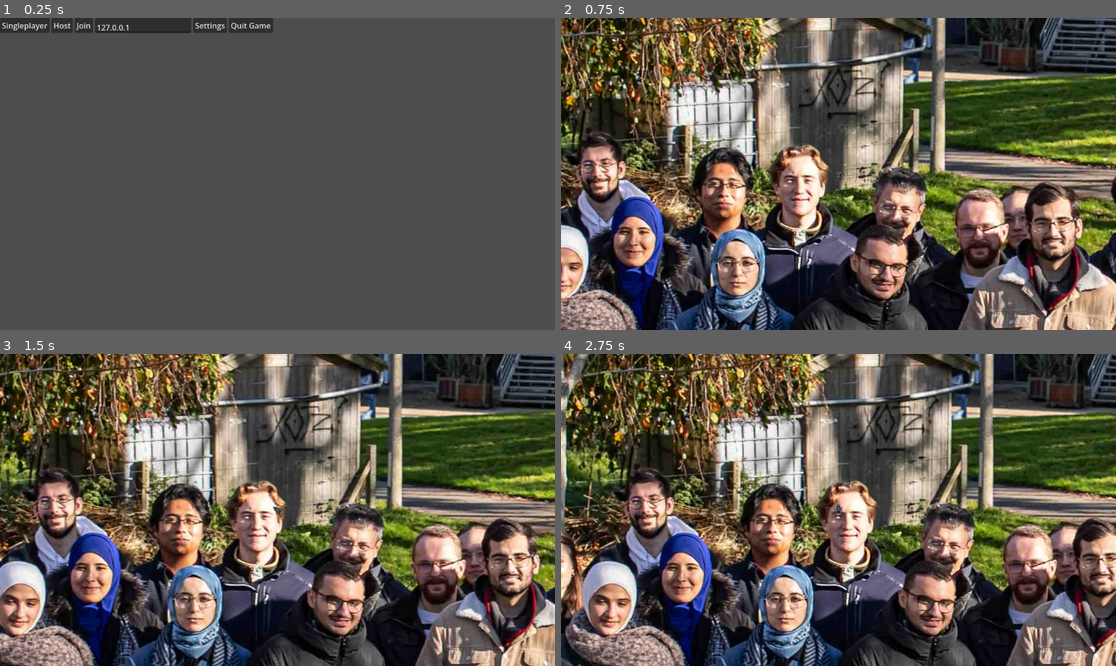
Above: before the commit, frames 1-4 (two rows, left to right).
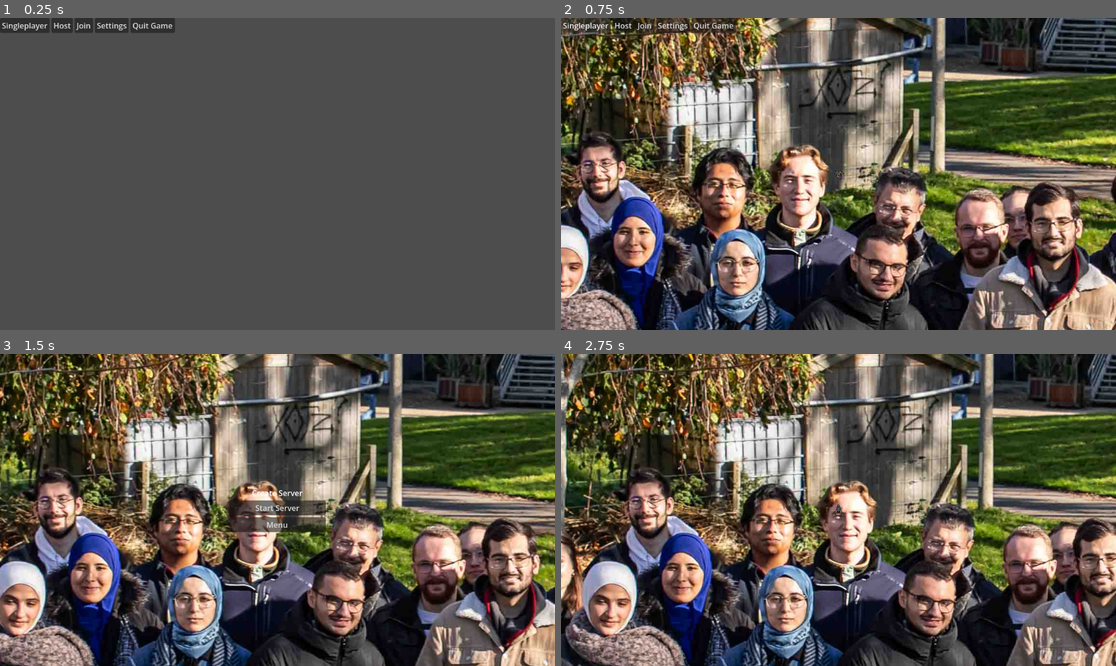
Above: after the commit, the same moments.

Repository: LiamRICE/functional-multiplayer-test-01
Game: Godot game, scene res://multiplayer.tscn
Same seed, same stepped clock (60 frames per second), same inputs: the game is played once before the commit and once after it.
Inputs (mouse positions are in pixels of both pictures, inside the frame that each line leads up to):
- Up to frame 1 (0.25 s): no input
- Up to frame 2 (0.75 s): click "Singleplayer" at 0.5 s
- Up to frame 3 (1.5 s): click (61, 360) at 1.25 s, where only the run after the commit has a clickable "Host"
- Up to frame 4 (2.75 s): click (838, 506) at 2 s, where only the run after the commit has a clickable "Start Server"

The runs differ from the first frame. In frame 1, 0.9% of the frame differs, in the area x 17-50%, y 0-5%; in frame 2, 1.1%; in frame 3, 1.4%, in the area x 41-59%, y 43-58%; in frame 4, nothing differs.

Commit message:
Refactored project to separate create and join server functions to different pages

Diff:
--- a/multiplayer.gd
+++ b/multiplayer.gd
@@ -38,8 +38,7 @@
 func _on_disconnection():
 	print("Disconnected!")
 	change_level(null)
-	%MainUI.visible = true
-	%GameMenuUI.visible = false
+	%UI.return_to_main_menu()
 	paused = true
 	is_multiplayer = false
 	multiplayer.multiplayer_peer.close()
@@ -88,7 +87,6 @@
 
 func start_game():
 	# Hide the UI and unpause to start the game.
-	%MainUI.hide()
 	get_tree().paused = false
 	paused = false
 	# Only change level on the server.
@@ -124,3 +122,8 @@
 	%GameMenuUI.visible = false
 	paused = false
 	get_tree().paused = paused
+
+
+func _on_quit_game_button_pressed() -> void:
+	#get_tree().quit()
+	print("Quit button pressed")
--- a/multiplayer.tscn
+++ b/multiplayer.tscn
@@ -18,14 +18,10 @@
 grow_vertical = 2
 script = ExtResource("2_wktud")
 
-[node name="MainUI" type="Control" parent="UI" unique_id=526398685]
+[node name="MainUI" type="CanvasLayer" parent="UI" unique_id=1223499144]
 unique_name_in_owner = true
-anchors_preset = 0
-offset_right = 40.0
-offset_bottom = 40.0
 
 [node name="Net" type="VBoxContainer" parent="UI/MainUI" unique_id=829517810]
-layout_mode = 1
 offset_right = 290.0
 offset_bottom = 40.0
 
@@ -47,12 +43,6 @@
 layout_mode = 2
 text = "Join"
 
-[node name="Remote" type="TextEdit" parent="UI/MainUI/Net/Options" unique_id=1355333870]
-unique_name_in_owner = true
-custom_minimum_size = Vector2(200, 0)
-layout_mode = 2
-text = "127.0.0.1"
-
 [node name="SettingsButton" type="Button" parent="UI/MainUI/Net/Options" unique_id=876699517]
 layout_mode = 2
 text = "Settings"
@@ -61,29 +51,21 @@
 layout_mode = 2
 text = "Quit Game"
 
-[node name="SettingsUI" type="Control" parent="UI" unique_id=694839226]
+[node name="SettingsUI" type="CanvasLayer" parent="UI" unique_id=950344025]
 unique_name_in_owner = true
 visible = false
-anchors_preset = 0
-offset_right = 40.0
-offset_bottom = 40.0
 
 [node name="ConfirmButton" type="Button" parent="UI/SettingsUI" unique_id=1833170498]
-layout_mode = 0
 offset_top = 35.0
 offset_right = 110.0
 offset_bottom = 66.0
 text = "Save Settings"
 
-[node name="GameMenuUI" type="Control" parent="UI" unique_id=1886660483]
+[node name="GameMenuUI" type="CanvasLayer" parent="UI" unique_id=122224958]
 unique_name_in_owner = true
 visible = false
-anchors_preset = 0
-offset_right = 40.0
-offset_bottom = 40.0
 
 [node name="HBoxContainer" type="HBoxContainer" parent="UI/GameMenuUI" unique_id=1335649723]
-layout_mode = 0
 offset_right = 40.0
 offset_bottom = 40.0
 
@@ -95,6 +77,70 @@
 layout_mode = 2
 text = "Quit Game"
 
+[node name="CreateServerUI" type="CanvasLayer" parent="UI" unique_id=1924160518]
+unique_name_in_owner = true
+visible = false
+
+[node name="VBoxContainer" type="VBoxContainer" parent="UI/CreateServerUI" unique_id=1799355143]
+custom_minimum_size = Vector2(200, 0)
+anchors_preset = 13
+anchor_left = 0.5
+anchor_right = 0.5
+anchor_bottom = 1.0
+grow_horizontal = 2
+grow_vertical = 2
+alignment = 1
+
+[node name="RichTextLabel" type="RichTextLabel" parent="UI/CreateServerUI/VBoxContainer" unique_id=765197238]
+layout_mode = 2
+text = "Create Server"
+fit_content = true
+horizontal_alignment = 1
+vertical_alignment = 1
+
+[node name="StartServerButton" type="Button" parent="UI/CreateServerUI/VBoxContainer" unique_id=171622141]
+layout_mode = 2
+text = "Start Server"
+
+[node name="BackButton" type="Button" parent="UI/CreateServerUI/VBoxContainer" unique_id=2062585955]
+layout_mode = 2
+text = "Menu"
+
+[node name="JoinServerUI" type="CanvasLayer" parent="UI" unique_id=2128459461]
+unique_name_in_owner = true
+visible = false
+
+[node name="VBoxContainer" type="VBoxContainer" parent="UI/JoinServerUI" unique_id=1397065546]
+custom_minimum_size = Vector2(400, 0)
+anchors_preset = 13
+anchor_left = 0.5
+anchor_right = 0.5
+anchor_bottom = 1.0
+grow_horizontal = 2
+grow_vertical = 2
+alignment = 1
+
+[node name="RichTextLabel" type="RichTextLabel" parent="UI/JoinServerUI/VBoxContainer" unique_id=1419236763]
+layout_mode = 2
+text = "Join Server"
+fit_content = true
+horizontal_alignment = 1
+vertical_alignment = 1
+
+[node name="Remote" type="TextEdit" parent="UI/JoinServerUI/VBoxContainer" unique_id=1355333870]
+unique_name_in_owner = true
+custom_minimum_size = Vector2(200, 40)
+layout_mode = 2
+text = "127.0.0.1"
+
+[node name="JoinServerButton" type="Button" parent="UI/JoinServerUI/VBoxContainer" unique_id=1787957938]
+layout_mode = 2
+text = "Join Server"
+
+[node name="BackButton" type="Button" parent="UI/JoinServerUI/VBoxContainer" unique_id=2095810509]
+layout_mode = 2
+text = "Menu"
+
 [node name="Level" type="Node" parent="." unique_id=525876734]
 process_mode = 1
 
@@ -104,10 +150,16 @@
 spawn_limit = 1
 
 [connection signal="pressed" from="UI/MainUI/Net/Options/Singleplayer" to="." method="_on_singleplayer_pressed"]
-[connection signal="pressed" from="UI/MainUI/Net/Options/Host" to="." method="_on_host_pressed"]
-[connection signal="pressed" from="UI/MainUI/Net/Options/Connect" to="." method="_on_connect_pressed"]
+[connection signal="pressed" from="UI/MainUI/Net/Options/Host" to="UI" method="_on_host_pressed"]
+[connection signal="pressed" from="UI/MainUI/Net/Options/Connect" to="UI" method="_on_connect_pressed"]
 [connection signal="pressed" from="UI/MainUI/Net/Options/SettingsButton" to="UI" method="_on_settings_button_pressed"]
-[connection signal="pressed" from="UI/MainUI/Net/Options/QuitGameButton" to="UI" method="_on_settings_button_pressed"]
+[connection signal="pressed" from="UI/MainUI/Net/Options/QuitGameButton" to="." method="_on_quit_game_button_pressed"]
 [connection signal="pressed" from="UI/SettingsUI/ConfirmButton" to="UI" method="_on_confirm_button_pressed"]
 [connection signal="pressed" from="UI/GameMenuUI/HBoxContainer/ResumeLevelButton" to="." method="_on_resume_level_button_pressed"]
 [connection signal="pressed" from="UI/GameMenuUI/HBoxContainer/QuitLevelButton" to="." method="_on_quit_level_button_pressed"]
+[connection signal="pressed" from="UI/CreateServerUI/VBoxContainer/StartServerButton" to="." method="_on_host_pressed"]
+[connection signal="pressed" from="UI/CreateServerUI/VBoxContainer/StartServerButton" to="UI" method="_on_start_server_button_pressed"]
+[connection signal="pressed" from="UI/CreateServerUI/VBoxContainer/BackButton" to="UI" method="_on_back_button_pressed"]
+[connection signal="pressed" from="UI/JoinServerUI/VBoxContainer/JoinServerButton" to="." method="_on_connect_pressed"]
+[connection signal="pressed" from="UI/JoinServerUI/VBoxContainer/JoinServerButton" to="UI" method="_on_join_server_button_pressed"]
+[connection signal="pressed" from="UI/JoinServerUI/VBoxContainer/BackButton" to="UI" method="_on_back_button_pressed"]
--- a/ui_manager.gd
+++ b/ui_manager.gd
@@ -1,14 +1,18 @@
 extends Control
 
-var MainUI:Control
-var SettingsUI:Control
-var GameMenuUI:Control
+var MainUI:CanvasLayer
+var SettingsUI:CanvasLayer
+var GameMenuUI:CanvasLayer
+var CreateServerUI:CanvasLayer
+var JoinServerUI:CanvasLayer
 
 # Called when the node enters the scene tree for the first time.
 func _ready() -> void:
 	MainUI = %MainUI
 	SettingsUI = %SettingsUI
 	GameMenuUI = %GameMenuUI
+	CreateServerUI = %CreateServerUI
+	JoinServerUI = %JoinServerUI
 
 
 func _on_settings_button_pressed() -> void:
@@ -19,3 +23,33 @@
 func _on_confirm_button_pressed() -> void:
 	MainUI.visible = true
 	SettingsUI.visible = false
+
+
+func _on_back_button_pressed() -> void:
+	return_to_main_menu()
+
+
+func _on_host_pressed() -> void:
+	MainUI.visible = false
+	CreateServerUI.visible = true
+
+
+func _on_connect_pressed() -> void:
+	MainUI.visible = false
+	JoinServerUI.visible = true
+
+
+func _on_start_server_button_pressed() -> void:
+	CreateServerUI.visible = false
+
+
+func _on_join_server_button_pressed() -> void:
+	JoinServerUI.visible = false
+
+
+func return_to_main_menu() -> void:
+	MainUI.visible = true
+	SettingsUI.visible = false
+	GameMenuUI.visible = false
+	CreateServerUI.visible = false
+	JoinServerUI.visible = false
